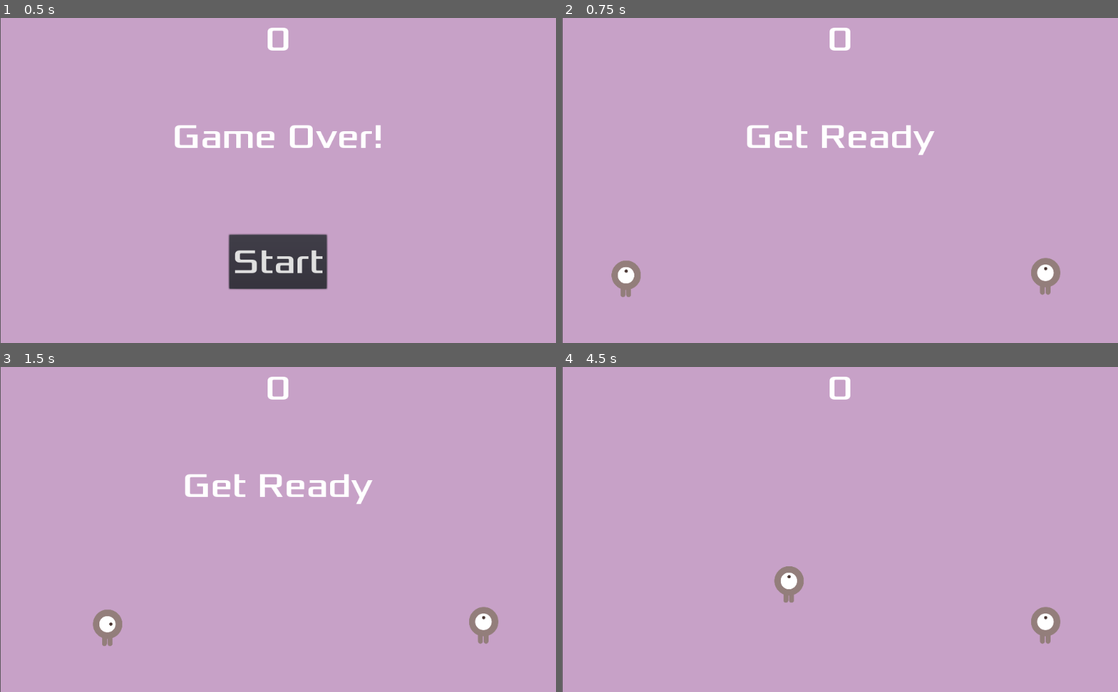
Above: before the commit, frames 1-4 (two rows, left to right).
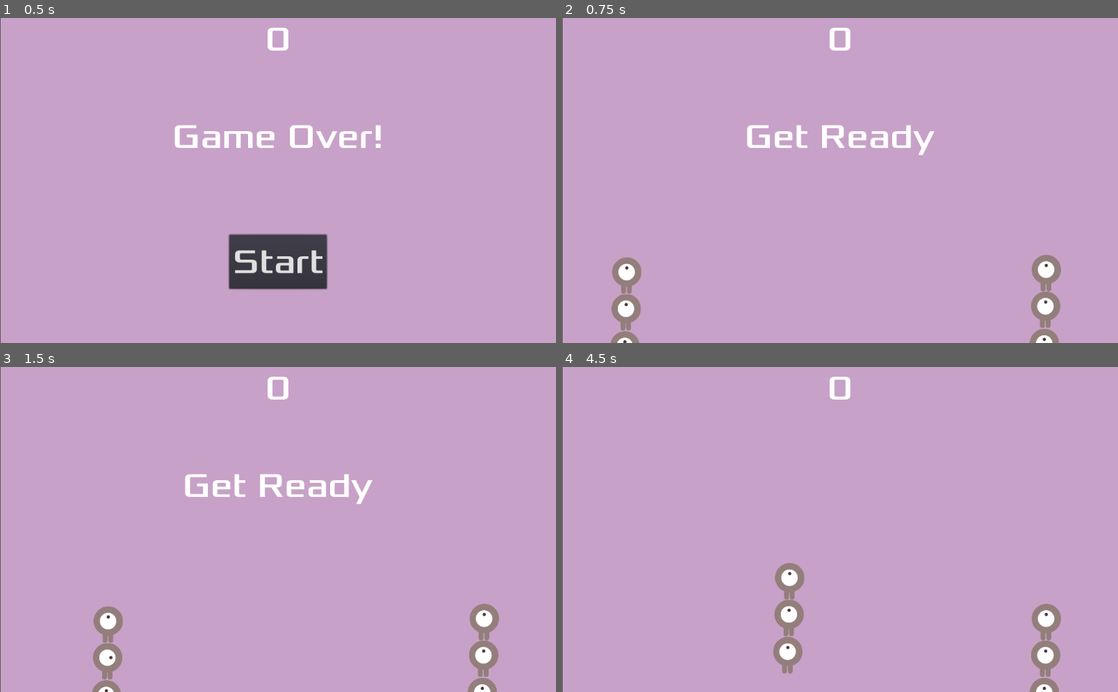
Above: after the commit, the same moments.

Repository: VetoPlayer/GenePair
Game: Godot game, scene res://Main.tscn
The game is run twice, just before and just after one commit, with the same random seed, the same clock (stepped at 60 frames per second) and the same inputs.
Inputs:
- Up to frame 1 (0.5 s): no input
- Up to frame 2 (0.75 s): click "Start" at 0.5 s
- Up to frame 3 (1.5 s): tap Enter at 1.25 s; hold D (first_right) from 1.28 s (still down)
- Up to frame 4 (4.5 s): release D (first_right) at 2.03 s; hold A (first_left) 2.03-2.75 s; click "Start" at 2.75 s; tap Space at 3.5 s; hold D (first_right) 3.53-4.28 s; hold W (first_up) from 4.28 s (still down)

Frame 1 is identical in both runs. In frame 2, 1.5% of the frame differs, in the area x 8-90%, y 72-100%; in frame 3, 1.5%; in frame 4, 1.8%, in the area x 38-90%, y 60-100%.

Commit message:
[Adding Head, Torso and Legs]

Diff:
--- a/Main.tscn
+++ b/Main.tscn
@@ -6,11 +6,6 @@
 [ext_resource path="res://dodge_assets/art/gameover.wav" type="AudioStream" id=4]
 [ext_resource path="res://Player.tscn" type="PackedScene" id=5]
 [ext_resource path="res://HUD.tscn" type="PackedScene" id=6]
-
-[sub_resource type="Curve2D" id=1]
-_data = {
-"points": PoolVector2Array( 0, 0, 0, 0, 4.57126, 3.26175, 0, 0, 0, 0, 482.572, 5.26176, 0, 0, 0, 0, 482.572, 724.263, 0, 0, 0, 0, 4.57126, 727.263, 0, 0, 0, 0, 5.57126, 6.26176, 0, 0, 0, 0, 4.57126, 3.26175 )
-}
 
 [node name="Main" type="Node2D"]
 script = ExtResource( 1 )
@@ -44,13 +39,6 @@
 
 [node name="Player2" parent="." instance=ExtResource( 5 )]
 
-[node name="MobPath" type="Path2D" parent="."]
-curve = SubResource( 1 )
-
-[node name="MobSpawnLocation" type="PathFollow2D" parent="MobPath"]
-position = Vector2( 4.57126, 3.26175 )
-rotation = 0.00418398
-
 [node name="HUD" parent="." instance=ExtResource( 6 )]
 [connection signal="timeout" from="ScoreTimer" to="." method="_on_ScoreTimer_timeout"]
 [connection signal="timeout" from="MobTimer" to="." method="_on_MobTimer_timeout"]
--- a/Player.gd
+++ b/Player.gd
@@ -1,6 +1,7 @@
 extends Area2D
 
 var first_player = false
+## TODO: You do want to flip the player sprite if it's now the first player
 signal hit(is_first_player, damage)
 export var speed = 400 # pixel/sec - How fast the player will move.
 var screen_size # Size of the game window
@@ -30,29 +31,23 @@
 		velocity = velocity.normalized() * speed
 		## Play the actual animation according to the velocity
 		if velocity.x != 0:
-			$AnimatedSprite.animation = "walk"
-			$AnimatedSprite.flip_v = false
-			$AnimatedSprite.flip_h = velocity.x < 0
+			$Torso.animation = "walk"
+			$Torso.flip_v = false
+			$Torso.flip_h = velocity.x < 0
 		if velocity.y != 0:
-			$AnimatedSprite.animation = "up"
-			$AnimatedSprite.flip_v = velocity.y > 0
-		$AnimatedSprite.play()
+			$Torso.animation = "up"
+			$Torso.flip_v = velocity.y > 0
+		$Torso.play()
 	else:
-		$AnimatedSprite.stop()
+		$Torso.stop()
 	# Actually update the player position
 	position += velocity * delta
 	position.x = clamp(position.x, 0, screen_size.x)
 	position.y = clamp(position.y, 0, screen_size.y)
 
-func _on_Player_body_entered(body):
-	## Player disappears after being hit
-	hide()
-	emit_signal("hit")
-	## set_deferred: Disable collision shape only when it's safe to do so.
-	## We actually want this to be disabled because we don't want to happen twice
-	$CollisionShape2D.set_deferred("disabled", true)
 
 func start(pos, is_first_player):
+	## TODO: Add head, torso and legs type
 	## When the game starts, move the player in the given position and reveal it.
 	position = pos
 	if is_first_player:
@@ -66,4 +61,8 @@
 func _on_Player_area_entered(area):
 	print("I have been hit, emitting signal")
 	## TODO: You should asks to the area2D just entered how much the damage is.
+	## TODO: You do want to check out your current status, i.e. whether you are blocking
 	emit_signal("hit", first_player, 10)
+	## set_deferred: Disable collision shape only when it's safe to do so.
+	## We actually want this to be disabled because we don't want to happen twice
+	##$CollisionShape2D.set_deferred("disabled", true)
--- a/Player.tscn
+++ b/Player.tscn
@@ -29,7 +29,20 @@
 "_edit_group_": true
 }
 
-[node name="AnimatedSprite" type="AnimatedSprite" parent="."]
+[node name="Head" type="AnimatedSprite" parent="."]
+position = Vector2( 1.16632, -5.83179 )
+scale = Vector2( 0.5, 0.5 )
+frames = SubResource( 1 )
+animation = "up"
+
+[node name="Torso" type="AnimatedSprite" parent="."]
+position = Vector2( 0, 61.8166 )
+scale = Vector2( 0.5, 0.5 )
+frames = SubResource( 1 )
+animation = "up"
+
+[node name="Legs" type="AnimatedSprite" parent="."]
+position = Vector2( -2.3327, 130.631 )
 scale = Vector2( 0.5, 0.5 )
 frames = SubResource( 1 )
 animation = "up"
Not shown: 1 places in Main.tscn that only renumber resources
